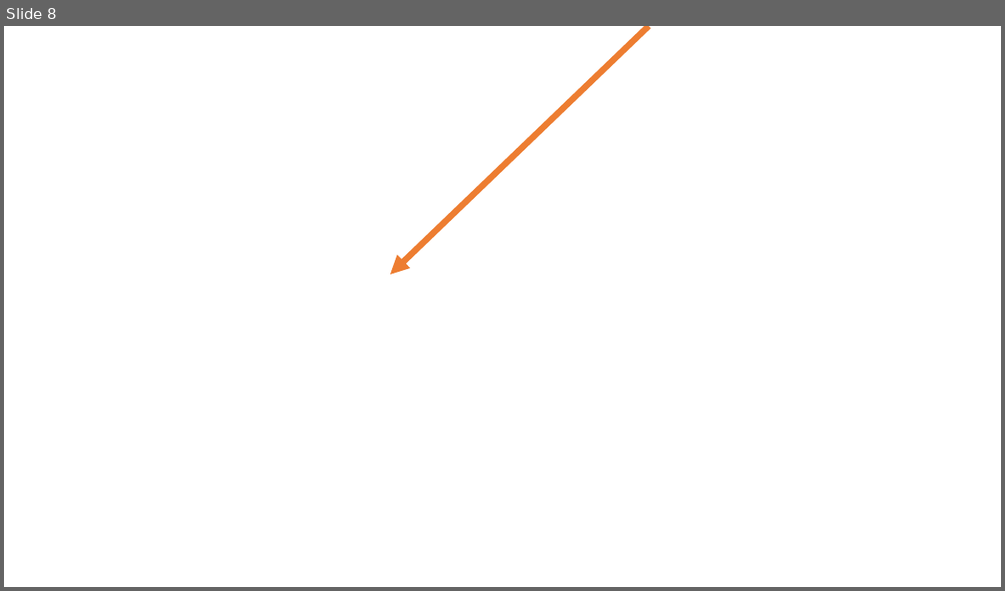
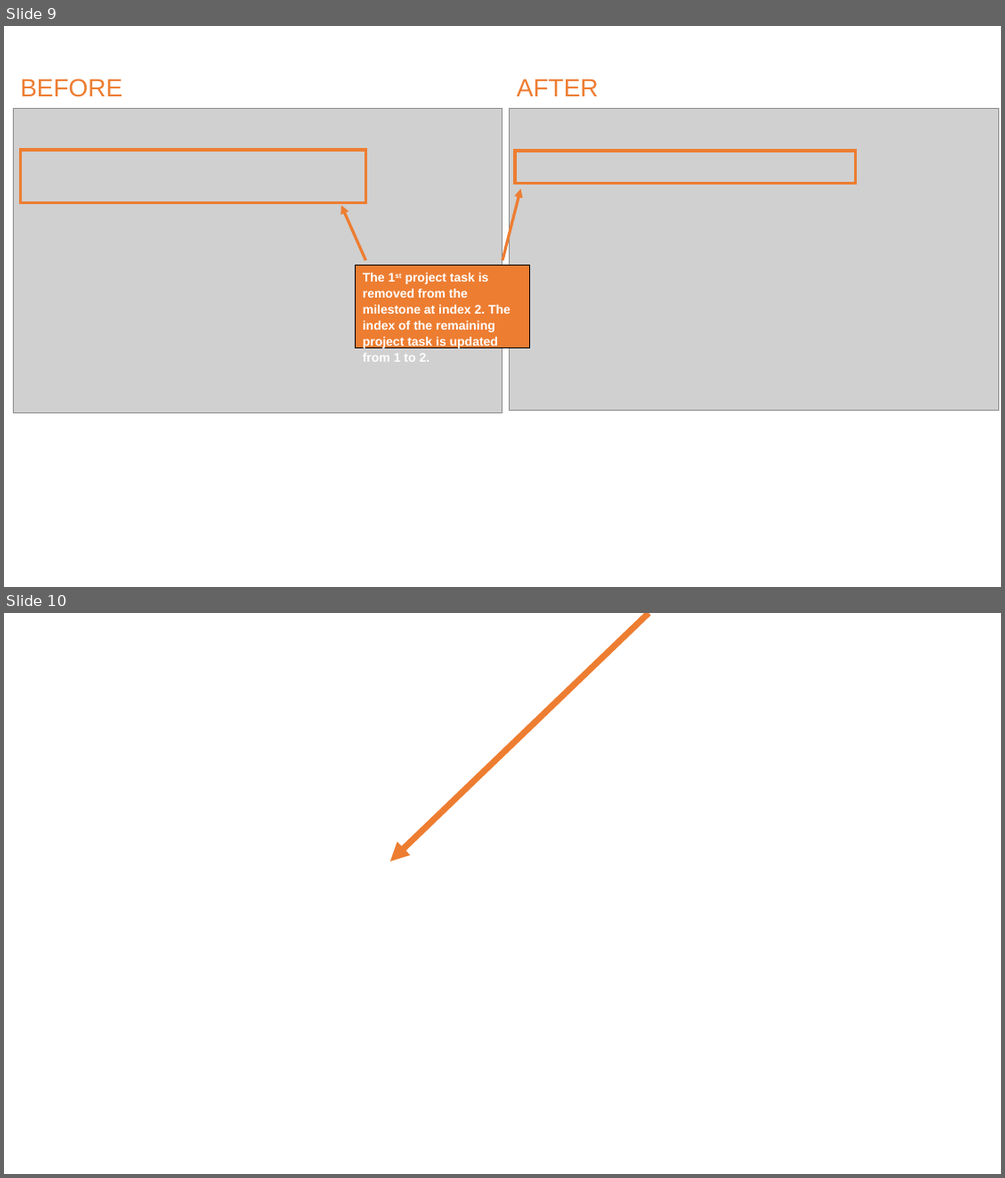
Before and after one commit to shunnizuka/main, a slide deck: docs/diagrams/ui_annotated.pptx. Shown one above the other, each under a label of ours: slide 8 before the commit, slides 9 and 10 after it. The pictures are 1005x591 and 1005x1178 pixels, drawn with LibreOffice and Linux fonts; fonts in the diff are those of the drawing; grey boxes stand for pictures; background and template pictures are left out. Boxes give left, top, right and bottom in pixels: in the first picture for what was removed or moved away, otherwise in the second. Text is boxed around its words. In the diff, an @@ line names an element or a change of style, - is before the commit and + after.

```diff
--- a/docs/diagrams/ui_annotated.pptx
+++ b/docs/diagrams/ui_annotated.pptx
@@ slide 9 added at bbox=[4, 26, 1001, 587], background #FFFFFF @@
@@ text added at bbox=[20, 79, 122, 97], 24 pt, text #ED7D31 @@
+BEFORE
@@ text added at bbox=[517, 79, 599, 96], 24 pt, text #ED7D31 @@
+AFTER
@@ picture added at bbox=[13, 108, 502, 412] @@
@@ picture added at bbox=[510, 108, 999, 410] @@
@@ rectangle added at bbox=[20, 150, 366, 203], outline #ED7D31 3 pt @@
@@ rectangle added at bbox=[515, 151, 855, 184], outline #ED7D31 3 pt @@
@@ arrow added from (366, 260) to (341, 206), #ED7D31 2.75 pt @@
@@ arrow added from (502, 260) to (521, 189), #ED7D31 2.75 pt @@
@@ rectangle added at bbox=[356, 265, 530, 347], fill #ED7D31, outline #000000 0.75 pt, 12 pt, text #FFFFFF, bold @@
+The 1st project task is removed from the milestone at index 2. The index of the remaining project task is updated from 1 to 2.
@@ what was slide 8 is now slide 10 @@
```
Also in this commit, not shown: 1 other slide added.
